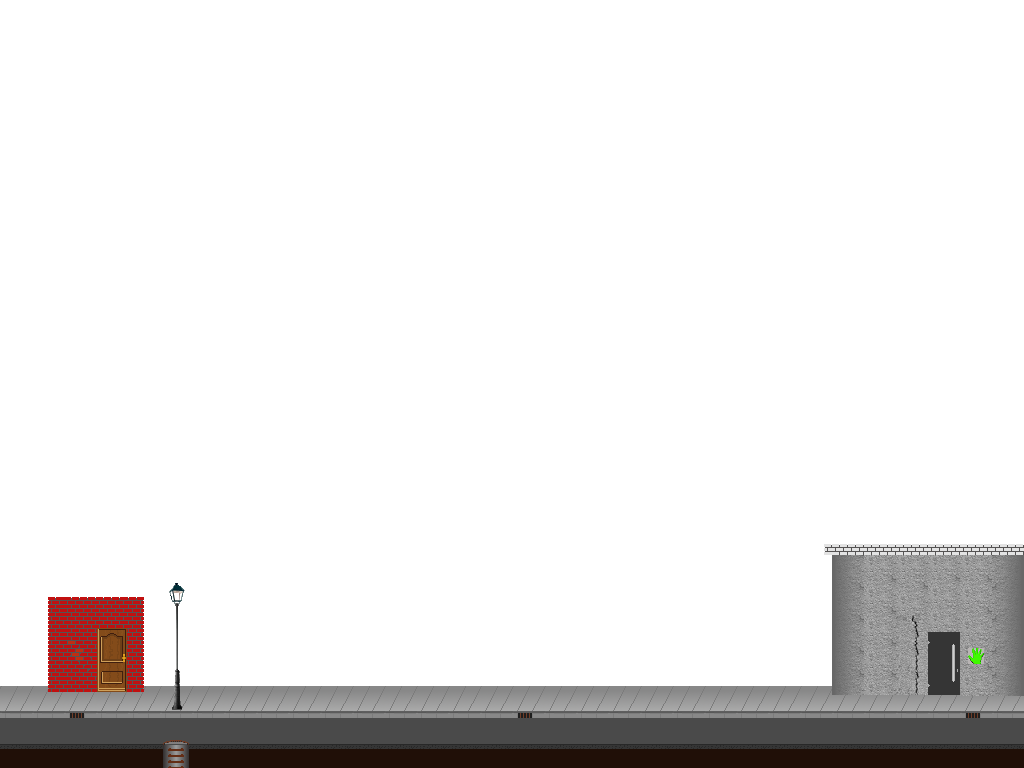
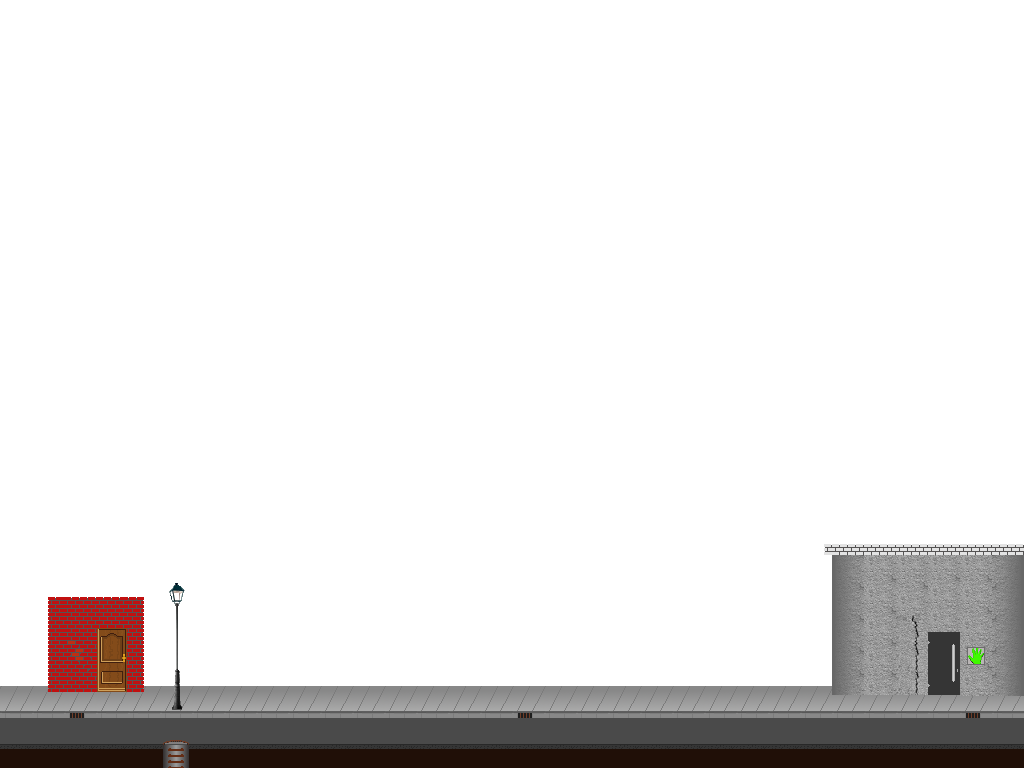
Layer changes from the first 1024px x 768px image to the second:
painted on "grün" over [967,647,985,665]
hid "Eingefügte Ebene #27", painted on it over [967,647,985,665]
